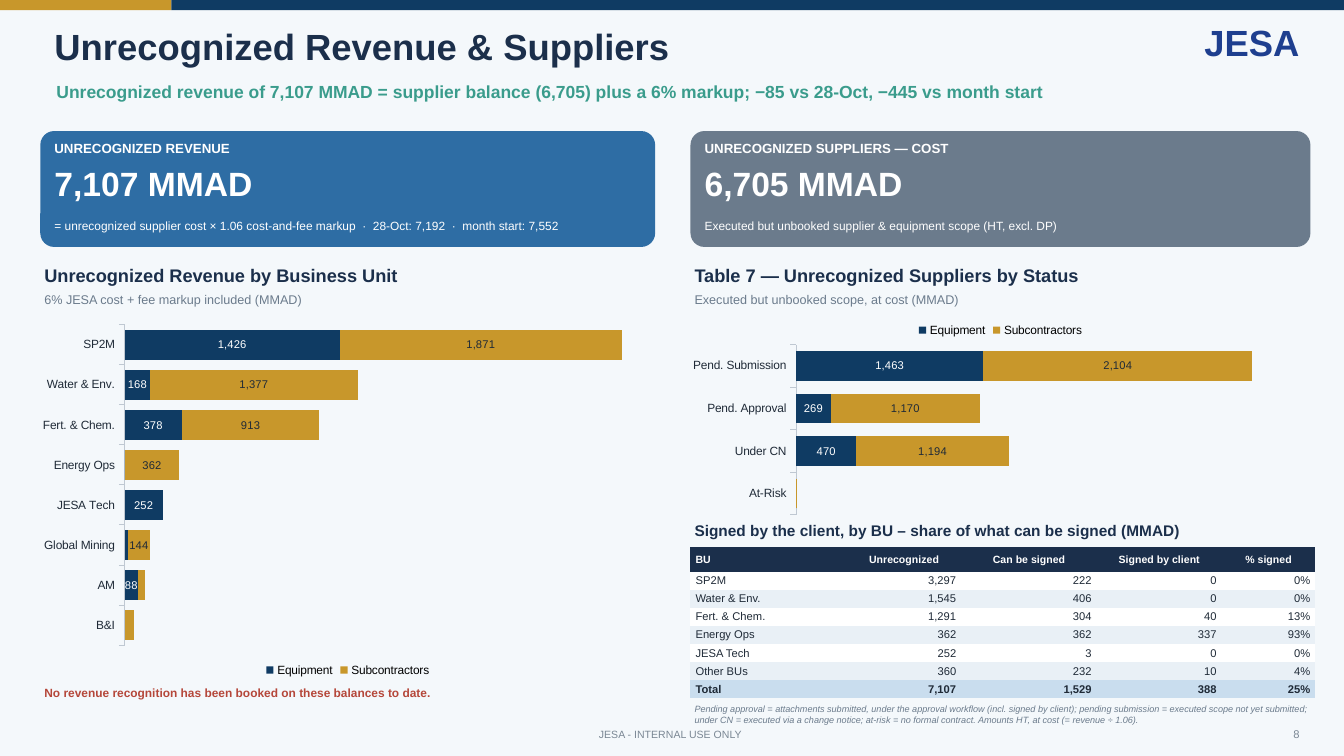
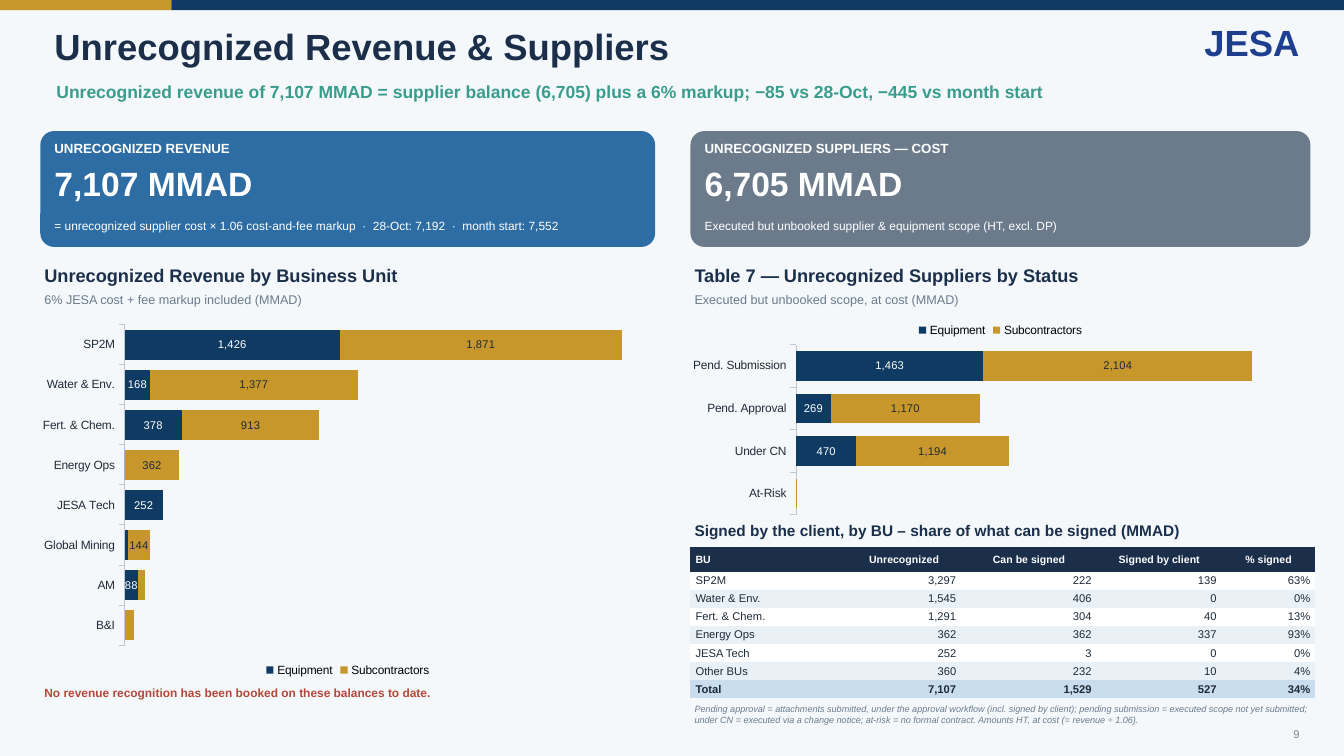
Before and after one commit to cherkaouihassan-art/Skills-Repo, a slide deck: slide 9 of weekly-ar-cash-deck/output/JESA_AR_Cash_Position_Nov_W1_2026-11-04.pptx (slide 8 before the commit). Drawn at 1344x756 pixels with LibreOffice and Linux fonts; fonts in the diff are those of the drawing. Boxes give left, top, right and bottom in pixels: in the first picture for what was removed or moved away, otherwise in the second. Text is boxed around its words. In the diff, an @@ line names an element or a change of style, - is before the commit and + after.

```diff
--- a/weekly-ar-cash-deck/output/JESA_AR_Cash_Position_Nov_W1_2026-11-04.pptx
+++ b/weekly-ar-cash-deck/output/JESA_AR_Cash_Position_Nov_W1_2026-11-04.pptx
@@ table at (691, 547, 1316, 699) @@
-row 2, column 4: 0
+row 2, column 4: 139
-row 2, column 5: 0%
+row 2, column 5: 63%
-row 8, column 4: 388
+row 8, column 4: 527
-row 8, column 5: 25%
+row 8, column 5: 34%
@@ text removed at (599, 731, 742, 738) @@
-JESA - INTERNAL USE ONLY
```
Also in this commit, not shown: 40 other slides changed, 1 slide added, 7 other files.
